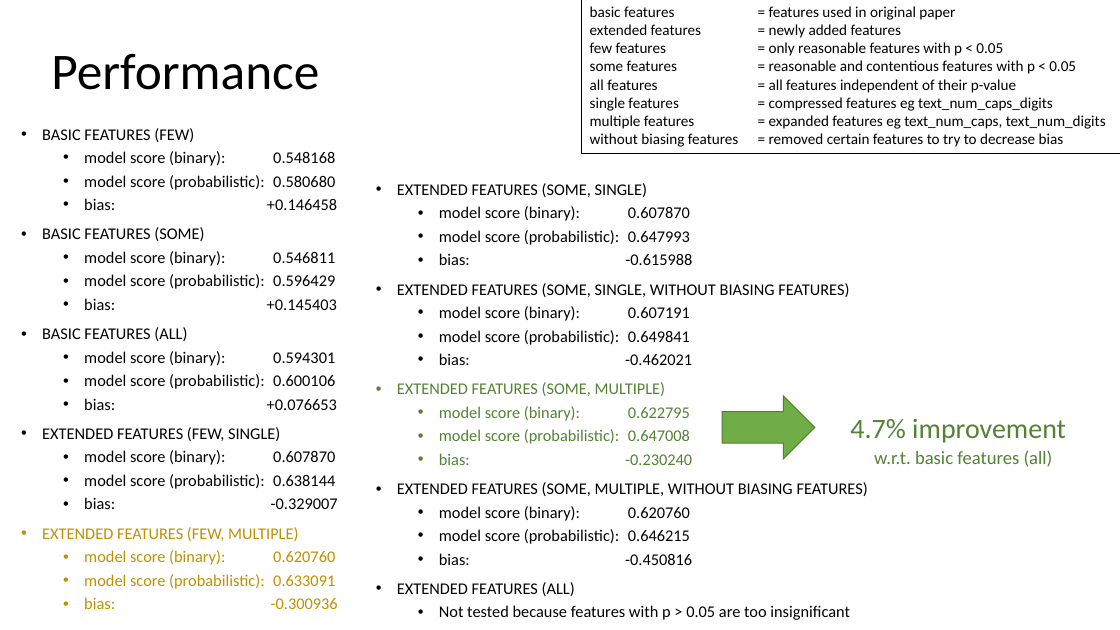
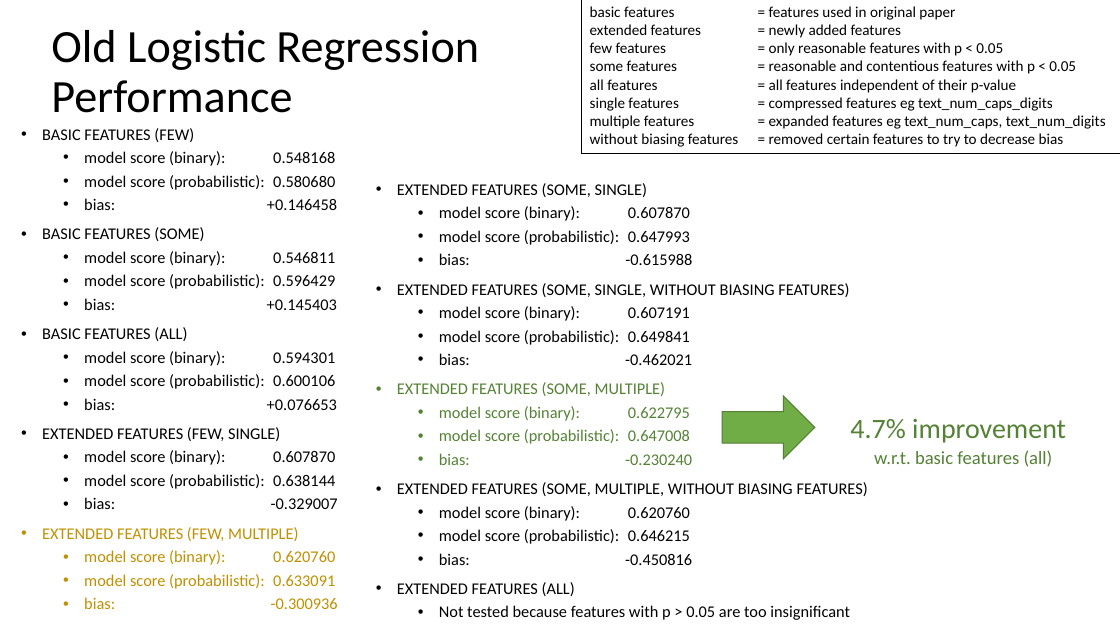
Before and after one commit to marianlonga/FakeNews, a slide deck: slide 15 of Fake News Progress Report.pptx (slide 11 before the commit). Drawn at 1120x630 pixels with LibreOffice and Linux fonts; fonts in the diff are those of the drawing; background and template pictures are left out. Boxes give left, top, right and bottom in pixels: in the first picture for what was removed or moved away, otherwise in the second. Text is boxed around its words. In the diff, an @@ line names an element or a change of style, - is before the commit and + after.

```diff
--- a/Fake News Progress Report.pptx
+++ b/Fake News Progress Report.pptx
@@ title at [51,30,479,113]: text changed; size 44 to 39.6 pt @@
-Performance
+Old Logistic Regression Performance
```
Also in this commit, not shown: 8 other slides changed, 13 slides added, 3 slides removed, 4 other files.
